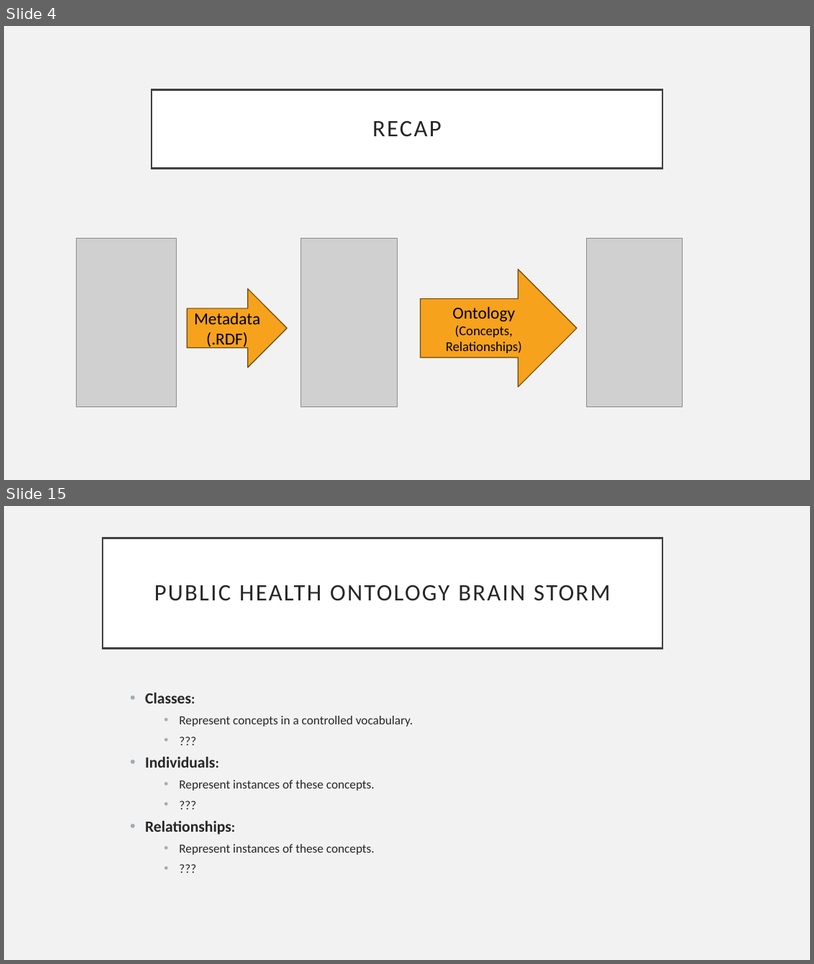
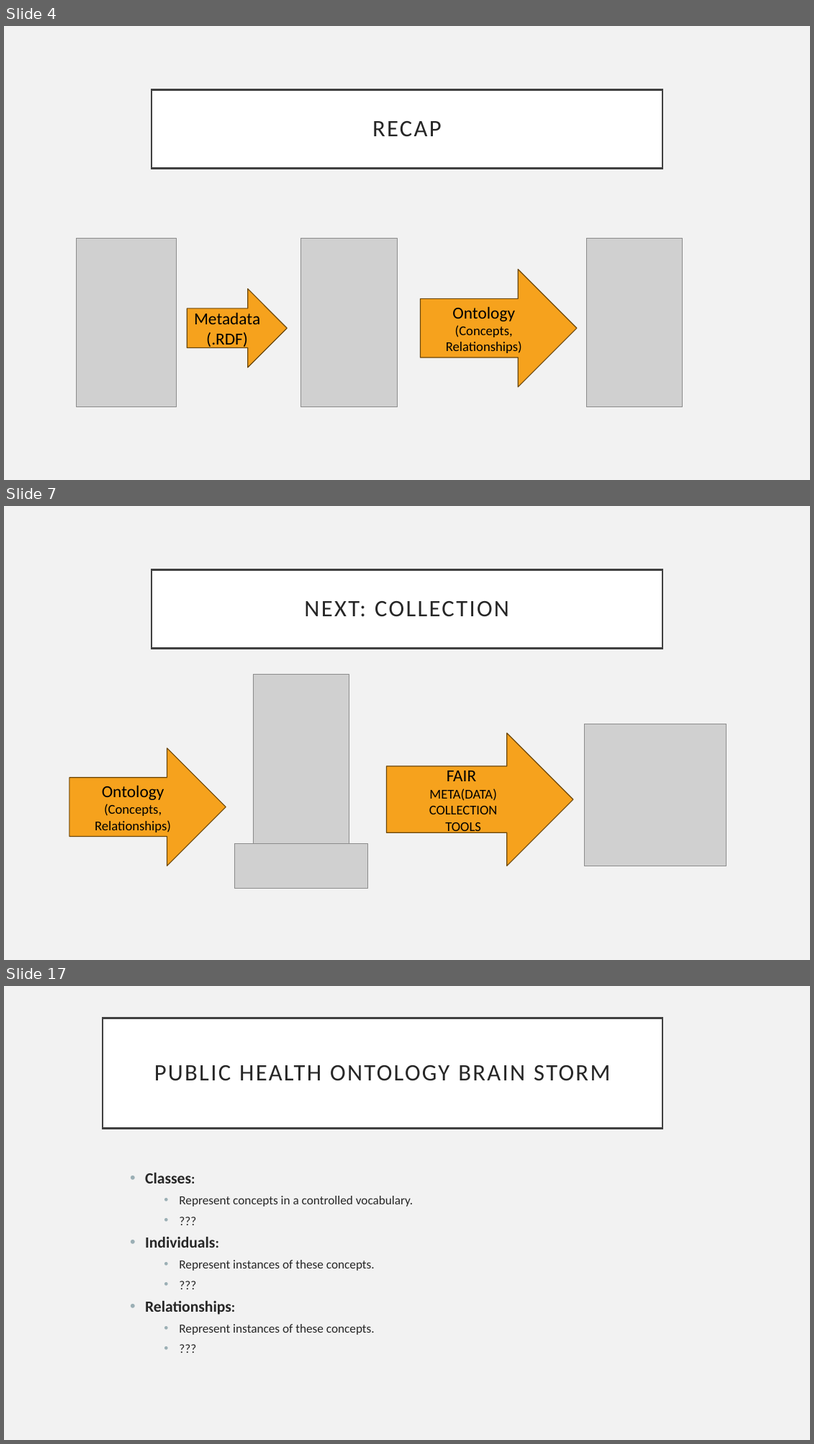
Before and after one commit to Drexel-UHC/si-2023-fair, a slide deck: content/day 4/Day 4 - Practical.pptx. Shown one above the other, each under a label of ours: slides 4 and 15 before the commit, slides 4, 7 and 17 after it; the slides between them are not shown. The pictures are 814x964 and 814x1444 pixels, drawn with LibreOffice and Linux fonts; fonts in the diff are those of the drawing; grey boxes stand for pictures. Boxes give left, top, right and bottom in pixels: in the first picture for what was removed or moved away, otherwise in the second. Text is boxed around its words. In the diff, an @@ line names an element or a change of style, - is before the commit and + after.

```diff
--- a/content/day 4/Day 4 - Practical.pptx
+++ b/content/day 4/Day 4 - Practical.pptx
@@ slide 7 added at (4, 506, 810, 960), background #F2F2F2 @@
@@ title added at (152, 569, 663, 648), fill #FFFFFF, outline #404040 2.5 pt, 28 pt, text #262626 @@
+NEXT: COLLECTION
@@ picture added at (253, 674, 350, 843) @@
@@ right arrow added at (387, 733, 574, 865), fill #F6A21D, outline #6C470D 1 pt, 16 pt, text #000000 @@
+FAIR
+META(DATA)
+COLLECTION
+TOOLS
@@ picture added at (585, 723, 727, 865) @@
@@ right arrow added at (70, 748, 226, 865), fill #F6A21D, outline #6C470D 1 pt, 16 pt, text #000000 @@
+Ontology
+(Concepts, Relationships)
@@ picture added at (234, 844, 368, 888) @@
@@ what was slide 15 is now slide 17 @@
```
Also in this commit, not shown: 4 slides changed, 10 other slides added, 8 slides removed, 3 other files.
